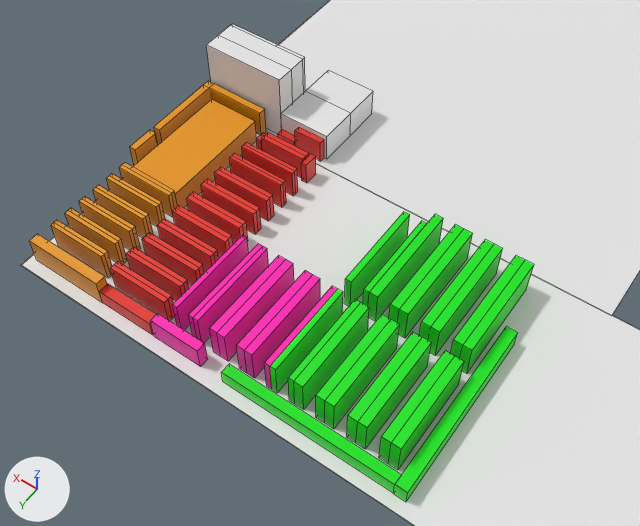
One commit to the Blender file plan.blend: the scene before it, then after it.
One viewpoint serves both versions: a 50 mm camera at (3.9, 75.9, 51.1) aimed at (26.8, 43.9, 0.7). Every picture has the same lights, and +X, +Y and +Z are marked at lower left. Mesh edges are drawn as thin lines.

Names of what the first picture shows: 'Bureau magasin', 'C05', 'C07', 'D03', 'D10', 'D13', 'D15', 'D17', 'D20', 'Entrée clients visiteurs', 'Sans label 01', 'Sans label 01.001', 'Sol'.
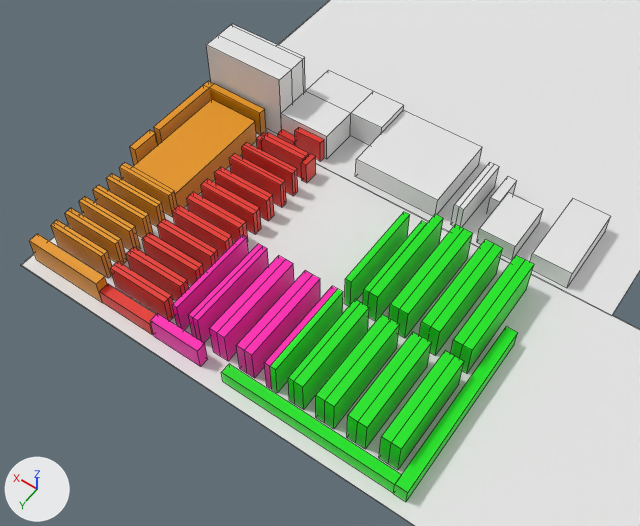
Diff of the bpy script that builds the scene:
```diff
--- a/plan.blend.py
+++ b/plan.blend.py
@@ me_cube_079 @@
+me_cube_079.from_pydata(...)  # a box spanning x -1.93..1.93, y -1.77..1.77, z -0.8..0.8
@@ me_cube_085 @@
+me_cube_085.from_pydata(...)  # a box spanning x -1.46..1.46, y -1.53..1.53, z -0.86..0.86
@@ me_cube_084 @@
+me_cube_084.from_pydata(...)  # a box spanning x -0.92..0.92, y -0.9..0.9, z -0.53..0.53
@@ me_cube_083 @@
+me_cube_083.from_pydata(...)  # a box spanning x -0.62..0.62, y -0.77..0.77, z -0.51..0.51
@@ me_cube_082 @@
+me_cube_082.from_pydata(...)  # a box spanning x -1.22..1.22, y -1.51..1.51, z -1.14..1.14
@@ me_cube_081 @@
+me_cube_081.from_pydata(...)  # a box spanning x -1.46..1.46, y -1.59..1.59, z -0.9..0.9
@@ me_cube_067 @@
+me_cube_067.from_pydata(...)  # a box spanning x -1.24..1.24, y -1.88..1.88, z -0.87..0.87
@@ ob_sans_label_01 @@
-ob_sans_label_01 = bpy.data.objects.new('Sans label 01', me_cube_031)
-ob_sans_label_01.location = (32.8, 36.96, 1.0)
-ob_sans_label_01.scale = (0.277, 0.716, 1.38)
+ob_sans_label_01 = bpy.data.objects.new('Sans label 01', me_cube_079)
+ob_sans_label_01.location = (26.18, 31.36, 0.97)
+ob_sans_label_01.scale = (1.89, 1.92, 1.21)
@@ ob_sans_label_01_005 @@
+ob_sans_label_01_005 = bpy.data.objects.new('Sans label 01.005', me_cube_085)
+ob_sans_label_01_005.location = (12.97, 31.8, 0.86)
+ob_sans_label_01_005.scale = (1.05, 2.13, 1.0)
@@ ob_sans_label_01_004 @@
+ob_sans_label_01_004 = bpy.data.objects.new('Sans label 01.004', me_cube_084)
+ob_sans_label_01_004.location = (17.29, 32.87, 0.78)
+ob_sans_label_01_004.scale = (1.58, 2.45, 1.46)
@@ ob_rst_direct___rst_apres_passage @@
+ob_rst_direct___rst_apres_passage = bpy.data.objects.new('RST direct / RST apres passage', me_cube_083)
+ob_rst_direct___rst_apres_passage.location = (19.15, 30.67, 0.56)
+ob_rst_direct___rst_apres_passage.scale = (0.645, 1.74, 2.18)
@@ ob_demontage_machine___rst_garanties___en_attente_accord @@
+ob_demontage_machine___rst_garanties___en_attente_accord = bpy.data.objects.new('Demontage machine / RST garanties / En attente accord', me_cube_082)
+ob_demontage_machine___rst_garanties___en_attente_accord.location = (20.58, 32.02, 1.12)
+ob_demontage_machine___rst_garanties___en_attente_accord.scale = (0.163, 1.78, 0.979)
@@ ob_reparations @@
+ob_reparations = bpy.data.objects.new('Reparations', me_cube_081)
+ob_reparations.location = (20.98, 32.02, 1.12)
+ob_reparations.scale = (0.137, 1.69, 1.25)
@@ ob_bureau @@
+ob_bureau = bpy.data.objects.new('Bureau', me_cube_067)
+ob_bureau.location = (31.3, 29.58, 1.25)
+ob_bureau.scale = (1.19, 0.86, 1.44)
```

Where the change shows, as pixel boxes [x1, y1, x2, y2] in the pictures (640 x 526 px):
'Sans label 01', reshaped, moved, rescaled: before [301, 154, 316, 183]; after [355, 111, 482, 216]
'Sans label 01.005', added: after [530, 198, 611, 288]
'Sans label 01.004', added: after [477, 192, 543, 260]
'Bureau', added: after [350, 91, 404, 145]
'Demontage machine / RST garanties / En attente accord', added: after [456, 165, 499, 227]
'RST direct / RST apres passage', added: after [487, 176, 517, 214]
'Reparations', added: after [451, 163, 494, 226]
